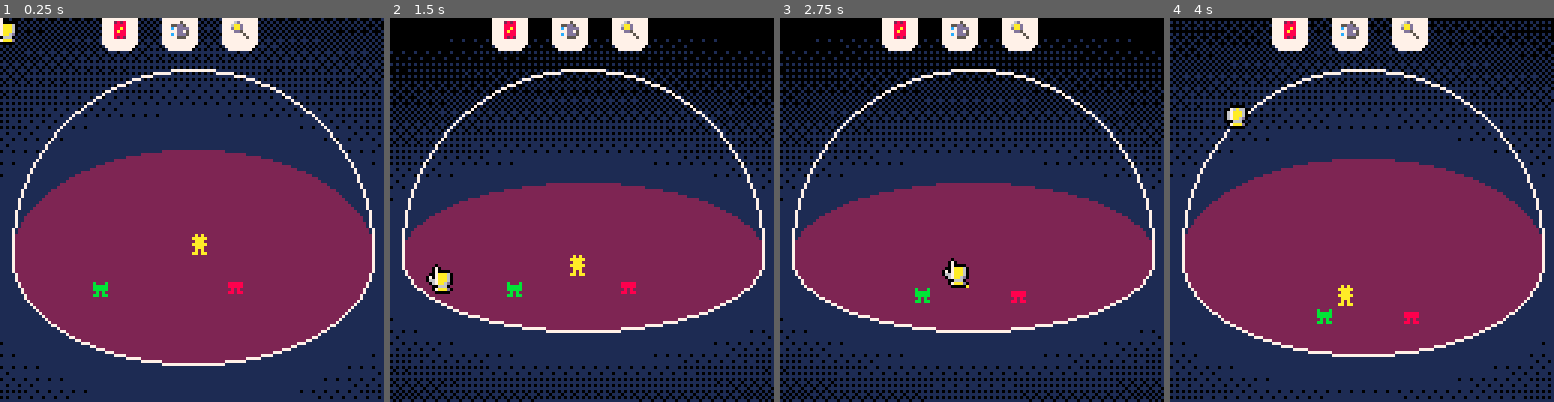
Above: before the commit, frames 1-4 (left to right).
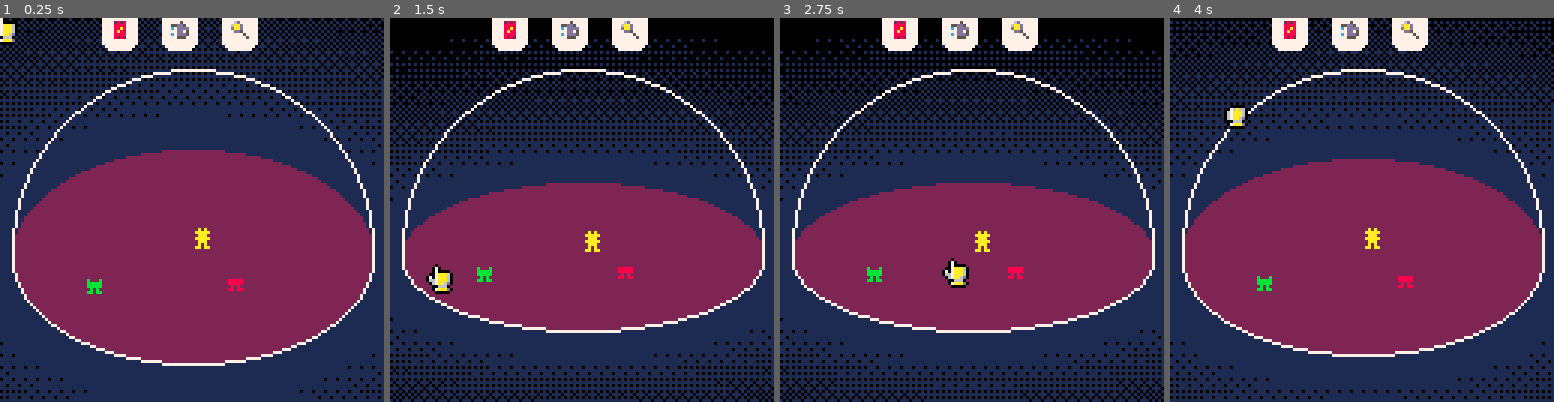
Above: after the commit, the same moments.

Repository: samuelhpratt/ggj2025
Game: PICO-8 cartridge game.p8
Same seed, same stepped clock (60 frames per second), same inputs: the game is played once before the commit and once after it.
Inputs (mouse positions are in pixels of both pictures, inside the frame that each line leads up to):
- Up to frame 1 (0.25 s): no input
- Up to frame 2 (1.5 s): click (670, 121) at 0.67 s; click (436, 267) at 1.22 s
- Up to frame 3 (2.75 s): click (887, 114) at 1.77 s; click (952, 259) at 2.32 s
- Up to frame 4 (4 s): click (1404, 106) at 2.87 s; click (1465, 256) at 3.42 s; click (1231, 102) at 3.97 s

The runs differ from the first frame. In frame 1, 0.4% of the frame differs, in the area x 22-64%, y 54-73%; in frame 2, 0.7%, in the area x 22-65%, y 55-73%; in frame 3, 0.6%; in frame 4, 0.7%.

Commit message:
separate food script and state based movement

Diff:
--- /dev/null
+++ b/food.lua
@@ -0,0 +1,15 @@
+foods = {}
+
+function spawnFood(x, y, z)
+    local food = spawnObject(x, y, z)
+    food.sprite = 1
+    -- add any other person-specific parameters here!
+
+    function food.update(self)
+        -- add specific update logic here
+
+        self:updatePhysics()
+    end
+
+    add(foods, food)
+end
--- a/game.p8
+++ b/game.p8
@@ -10,6 +10,7 @@
 #include people.lua
 #include water.lua
 #include fire.lua
+#include food.lua
 #include ui.lua
 #include states.lua
 
--- a/main.lua
+++ b/main.lua
@@ -38,10 +38,10 @@
 
     if mouseHeld and mode then
         local x, y = screenPosToCoords(mouseX, mouseY)
-        if mode == "seeds" then
+        if mode == "food" then
                 x += rnd(2) - 1
                 y += rnd(2) - 1
-                spawnObject(x, y, domeRadius - sqrt(x * x + y * y) / 2, 1)
+                spawnFood(x, y, domeRadius - sqrt(x * x + y * y) / 2)
         elseif mode == "water" then
                 x += rnd(10) - 5
                 y += rnd(10) - 5
--- a/objects.lua
+++ b/objects.lua
@@ -2,15 +2,14 @@
 -- 0, 0, 0 is the center of the dome
 objects = {}
 
---making public so can use as dictionary in my peoples code
-objectSprites = {
-    food = 1,
-    person = 2,
-    toy = 3,
-    hat = 4
-}
+function drawObjects()
 
-function drawObjects()
+    local objectSprites = {
+        food = 1,
+        person = 2,
+        toy = 3,
+        hat = 4
+    }
 
     local objectExistingColors = {
         food = nil,
--- a/people.lua
+++ b/people.lua
@@ -88,19 +88,22 @@
 
 function stateBasedMove(person)
 
---[[
-states
-* idle
-* getfood
-* runfromfire
-* rejoiceinrain
-]]
-
---getfood
---getFood(person)
-
---idle
-idle(person)
+    --[[
+    states
+    * idle
+    * getfood
+    * runfromfire
+    * rejoiceinrain
+    ]]
+
+    --getfood
+    --getFood(person)
+
+    --idle
+    --idle(person)
+
+    --flee from fire
+    fleeFromFire(person)
 
 
 
@@ -113,32 +116,60 @@
     --food
     local closestFood = { x = 999, y = 999 }
     local shortestDistance = 30000
-    local foodExists = false
+    local foodExists = #foods > 0
     local dist = 0
-
-    for object in all(objects) do
-        if object.sprite == objectSprites.food then
-            foodExists = true
-            dist = distanceToPoint(person, object)
+    local foodForcePower = 0.01
+
+    if foodExists then
+        for food in all(foods) do
+            dist = distanceToPoint(person, food)
             if dist < shortestDistance then
-                closestFood = object
+                closestFood = food
                 shortestDistance = dist
             end
         end
-    end
-
-    if foodExists then
-        foodForcePower = 0.01
+
+        person.dx = -1 * (person.x - closestFood.x) * foodForcePower
+        person.dy = -1 * (person.y - closestFood.y) * foodForcePower
     else
-        foodForcePower = 0
-    end
-
-    local fx = (person.x - closestFood.x) * foodForcePower
-    local fy = (person.y - closestFood.y) * foodForcePower
-
-    person.dx = -fx
-    person.dy = -fy
-end
+        --do nothing
+    end
+
+end
+
+
+
+function fleeFromFire(person)
+
+    --fire
+    local closestFire = { x = 999, y = 999 }
+    local shortestDistance = 30000
+    local fireExists = #fires > 0
+    local dist = 0
+    local fireForcePower = 0.05
+
+    if fireExists then
+        for fire in all(fires) do
+            dist = distanceToPoint(person, fire)
+            if dist < shortestDistance then
+                closestFire = fire
+                shortestDistance = dist
+            end
+        end
+
+        person.dx = 1 * (person.x - closestFire.x) * fireForcePower
+        person.dy = 1 * (person.y - closestFire.y) * fireForcePower
+    else
+        --do nothing
+    end
+
+end
+
+--for when they are burning
+function runToWater(person)
+    --here
+end
+
 
 function idle(person)
 
@@ -148,12 +179,17 @@
         newWaypoint(person)
     end
 
-    local fx = (person.x - person.waypoint.x) * waypointForcePower
-    local fy = (person.y - person.waypoint.y) * waypointForcePower
-
-    person.dx = -fx
-    person.dy = -fy
-end
+    person.dx = -1 * (person.x - person.waypoint.x) * waypointForcePower
+    person.dy = -1 * (person.y - person.waypoint.y) * waypointForcePower
+end
+
+
+
+
+
+
+
+
 
 
 
--- a/states.lua
+++ b/states.lua
@@ -19,23 +19,20 @@
     --people fires y/n
     local peopleFires = false
 
-    for object in all(objects) do
-        if object.sprite == objectSprites.person then
-            if object.burning > 0 then
-                peopleFires = true
-            end
+    for person in all(people) do
+        if person.burning > 0 then
+            peopleFires = true
         end
     end
 
     thereIsFire = environmentFires or peopleFires
 
-    --[[
+    --log("env:"..tostr(environmentFires).." pers:"..tostr(peopleFires))
+
+
     --food?
-    for person in people do
-        if person.fire > 0 then
-            peopleFires = true
-        end
-    end
-    ]]
+    thereIsFood = #foods > 0
+    --log("foods:"..tostr(thereIsFood))
+
 
 end
--- a/ui.lua
+++ b/ui.lua
@@ -9,7 +9,7 @@
 tabs = {
     {
         icon = 67, onClick = function()
-            mode = "seeds"
+            mode = "food"
             showNewDialogue("test message")
         end
     },
